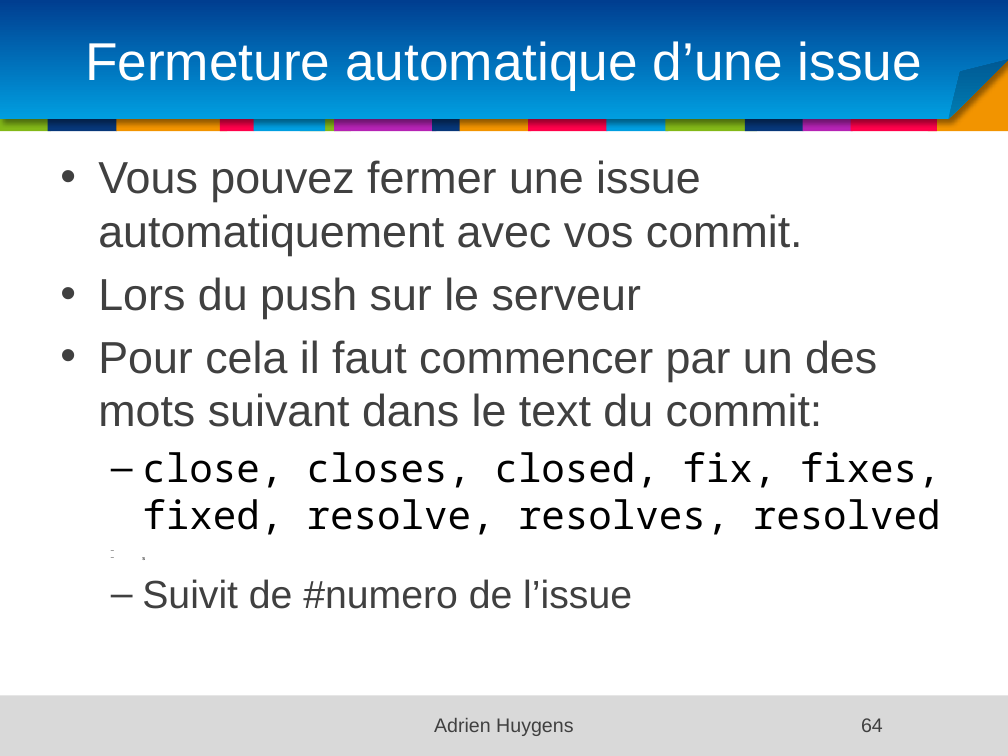
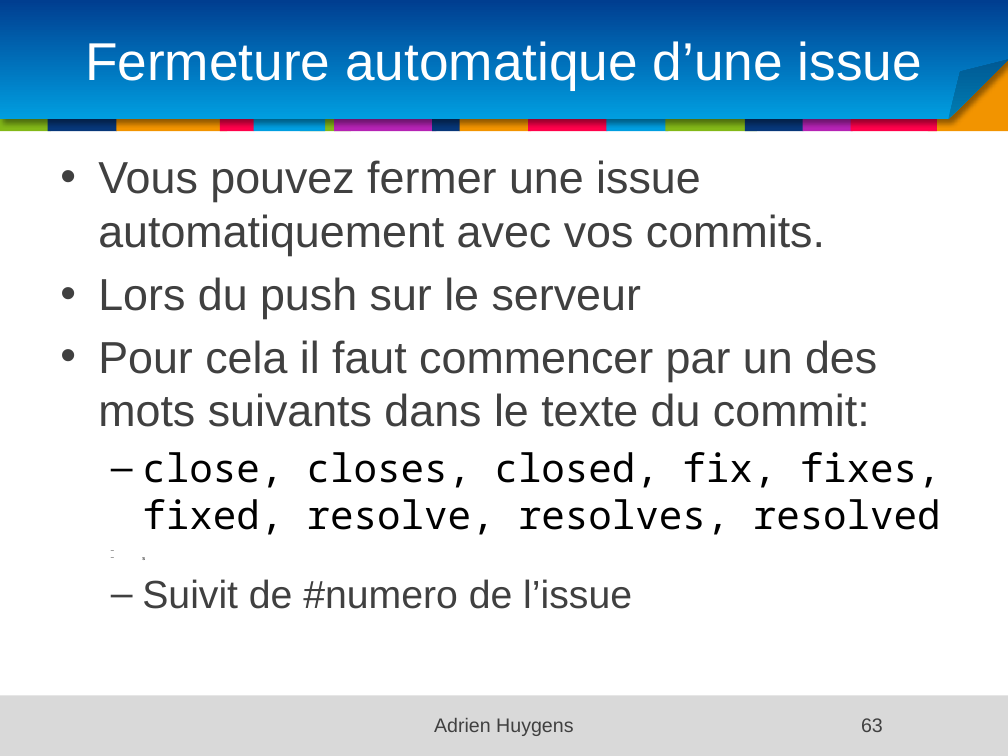
Before and after one commit to samouraii/CoursEntrepriseNumerique, a slide deck: slide 63 of Chapitre1.pptx (slide 64 before the commit). Drawn at 1008x756 pixels with LibreOffice and Linux fonts; fonts in the diff are those of the drawing; background and template pictures are left out. Boxes give left, top, right and bottom in pixels: in the first picture for what was removed or moved away, otherwise in the second. Text is boxed around its words. In the diff, an @@ line names an element or a change of style, - is before the commit and + after.

```diff
--- a/Chapitre1.pptx
+++ b/Chapitre1.pptx
@@ text at [98,160,825,256]: text changed @@
-• Vous pouvez fermer une issue automatiquement avec vos commit.
+• Vous pouvez fermer une issue automatiquement avec vos commits.
@@ text at [98,340,877,427]: text changed @@
-• Pour cela il faut commencer par un des mots suivant dans le text du commit:
+• Pour cela il faut commencer par un des mots suivants dans le texte du commit:
@@ page number at [861,718,883,732]: text changed @@
-64
+63
```
Also in this commit, not shown: 43 other slides changed, 1 slide removed.
